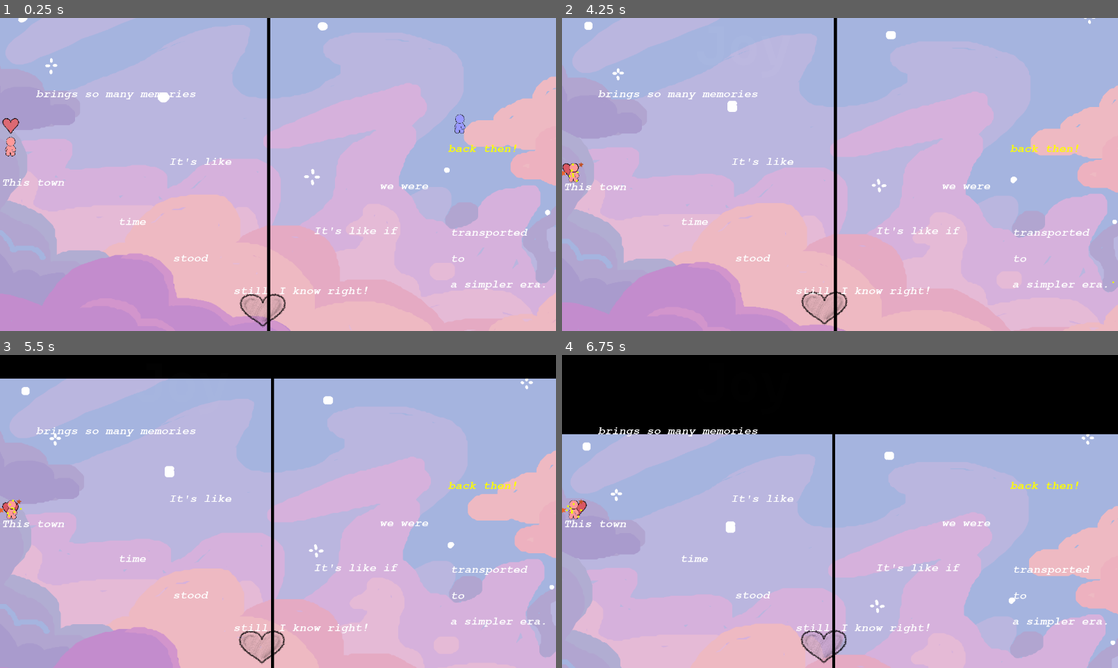
Above: before the commit, frames 1-4 (two rows, left to right).
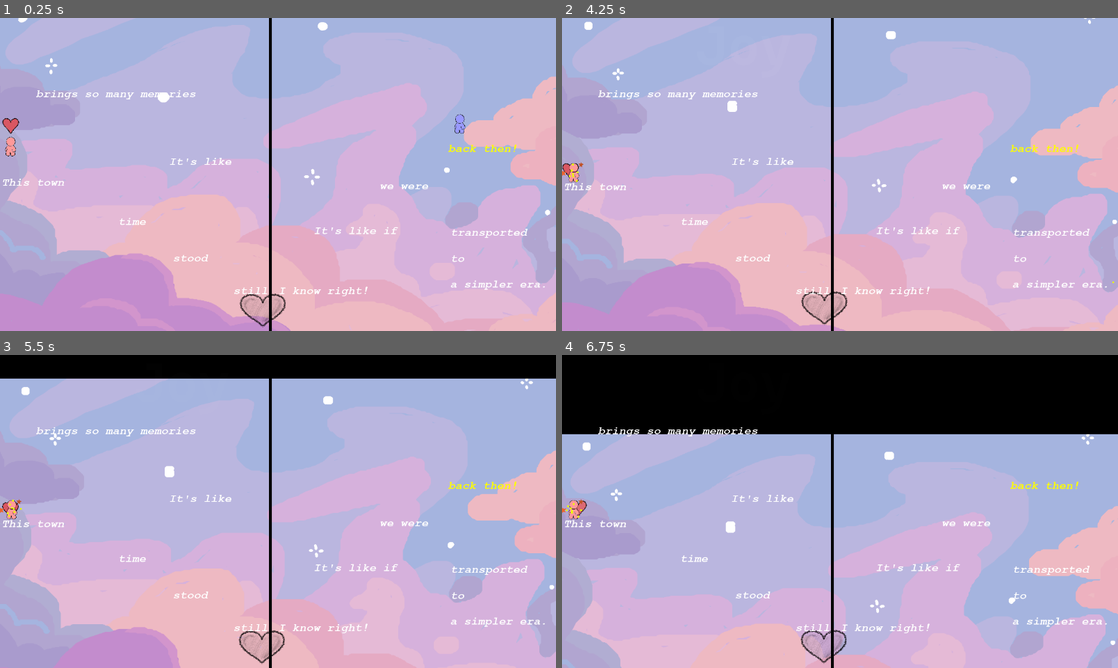
Above: after the commit, the same moments.

Repository: NitroGuy10/Chillennium2023
Game: Godot game, scene res://assets/Objects/Game.tscn
Two runs of this game, one before a commit and one after it. Both use one fixed random seed, a clock stepped at 60 frames per second and the inputs below.
Inputs:
- Up to frame 1 (0.25 s): no input
- Up to frame 2 (4.25 s): hold Right (ui_right) 0.53-2.03 s; tap Shift (dash) every 0.75 s from 0.6 to 3.6 s; tap Up (ui_up) at 0.77, 1.52, 3.02, 3.77 s; hold Left (ui_left) 2.03-2.78 s; hold Right (ui_right) from 2.78 s (still down)
- Up to frame 3 (5.5 s): release Right (ui_right) at 4.28 s; hold Left (ui_left) 4.28-5.03 s; tap Shift (dash) at 4.35, 5.1 s; tap Up (ui_up) at 4.52 s; hold Right (ui_right) from 5.03 s (still down)
- Up to frame 4 (6.75 s): release Right (ui_right) at 5.78 s; hold Left (ui_left) from 5.78 s (still down); tap Shift (dash) at 5.85, 6.6 s; tap Up (ui_up) at 6.02 s

The runs differ from the first frame. In frame 1, 0.6% of the frame differs, in the area x 0-49%, y 0-100%; in frame 2, 1.1%, in the area x 48-50%, y 0-100%; in frame 3, 0.8%; in frame 4, 0.4%.

Commit message:
some fixes

Diff:
--- a/assets/Levels/Level1.tscn
+++ b/assets/Levels/Level1.tscn
@@ -13,8 +13,9 @@
 
 [node name="Background" parent="." instance=ExtResource( 1 )]
 
-[node name="Separator" parent="Background" instance=ExtResource( 4 )]
-position = Vector2( -25.6843, -115.955 )
+[node name="Separator" parent="." instance=ExtResource( 4 )]
+position = Vector2( 622.106, 276.328 )
+scale = Vector2( 0.716146, 0.712963 )
 
 [node name="HeartHandoff" parent="." instance=ExtResource( 6 )]
 position = Vector2( 604, 673 )
--- a/assets/Levels/Level2.tscn
+++ b/assets/Levels/Level2.tscn
@@ -84,7 +84,7 @@
 [node name="Background" parent="." instance=ExtResource( 1 )]
 position = Vector2( 635, 353 )
 frames = SubResource( 1 )
-frame = 35
+frame = 46
 
 [node name="HeartHandoff" parent="." instance=ExtResource( 130 )]
 position = Vector2( 617, 159 )
--- a/assets/Levels/Level3.tscn
+++ b/assets/Levels/Level3.tscn
@@ -31,7 +31,7 @@
 [node name="Background" parent="." instance=ExtResource( 1 )]
 position = Vector2( 639, 357 )
 frames = SubResource( 2 )
-frame = 2
+frame = 1
 
 [node name="HeartHandoff" parent="." instance=ExtResource( 7 )]
 position = Vector2( 630, 75 )
@@ -119,12 +119,12 @@
 [node name="PathFollow2D" parent="DistressPlatform/Path2D" index="0"]
 position = Vector2( 73.2409, 0 )
 
-[node name="Exit" parent="DistressPlatform" instance=ExtResource( 8 )]
-position = Vector2( 1025, -19 )
-
 [node name="WordPlatformInteractable13" parent="." instance=ExtResource( 3 )]
 position = Vector2( 639, 99 )
 textString = "I know it's hard to be here"
+
+[node name="Exit" parent="." instance=ExtResource( 8 )]
+position = Vector2( 1246, 637 )
 
 [editable path="WordPlatformInteractable7"]
 [editable path="WordPlatformInteractable7/WordPlatformText"]
--- a/assets/Levels/Level4.tscn
+++ b/assets/Levels/Level4.tscn
@@ -50,7 +50,7 @@
 [node name="Background" parent="." instance=ExtResource( 4 )]
 position = Vector2( 640, 361 )
 frames = SubResource( 3 )
-frame = 9
+frame = 12
 
 [node name="Exit" parent="." instance=ExtResource( 25 )]
 position = Vector2( 955, 459 )
@@ -111,7 +111,7 @@
 textString = "really really hurts and"
 
 [node name="WordPlatformInteractable14" parent="." instance=ExtResource( 5 )]
-position = Vector2( 670, 146 )
+position = Vector2( 659, 192 )
 rotation = 0.00109646
 textString = "what happened"
 
@@ -140,7 +140,7 @@
 position = Vector2( 71.2343, -19 )
 
 [node name="WordPlatformInteractable16" parent="." instance=ExtResource( 5 )]
-position = Vector2( 881, 124 )
+position = Vector2( 834, 151 )
 textString = "forget"
 enableEmotion = true
 impartAnger = true
@@ -151,8 +151,14 @@
 textString = "go."
 
 [node name="Separator2" parent="." instance=ExtResource( 6 )]
-position = Vector2( 646, 514 )
+position = Vector2( 641, 589 )
 rotation = 0.00109646
+scale = Vector2( 1, -0.0799551 )
+
+[node name="Separator3" parent="." instance=ExtResource( 6 )]
+position = Vector2( 642, -82 )
+rotation = 0.00109646
+scale = Vector2( 1, -0.0799551 )
 
 [editable path="DistressPlatform"]
 [editable path="DistressPlatform/Path2D/PathFollow2D/WordPlatformInteractable"]
--- a/assets/Levels/Level5.tscn
+++ b/assets/Levels/Level5.tscn
@@ -39,7 +39,7 @@
 [node name="Background" parent="." instance=ExtResource( 10 )]
 position = Vector2( 640, 361 )
 frames = SubResource( 3 )
-frame = 1
+frame = 13
 
 [node name="Exit" parent="." instance=ExtResource( 7 )]
 position = Vector2( 1141, 803.25 )
--- a/assets/Levels/Level6.tscn
+++ b/assets/Levels/Level6.tscn
@@ -39,7 +39,7 @@
 [node name="Background" parent="." instance=ExtResource( 2 )]
 position = Vector2( 640, 361 )
 frames = SubResource( 3 )
-frame = 14
+frame = 2
 
 [node name="HeartHandoff" parent="." instance=ExtResource( 6 )]
 position = Vector2( 667, 553 )
--- a/assets/Levels/Level7.tscn
+++ b/assets/Levels/Level7.tscn
@@ -39,7 +39,7 @@
 [node name="Background" parent="." instance=ExtResource( 8 )]
 position = Vector2( 640, 361 )
 frames = SubResource( 3 )
-frame = 7
+frame = 8
 
 [node name="Exit" parent="." instance=ExtResource( 4 )]
 position = Vector2( 1330, 73.0001 )
--- a/assets/Levels/Level8.tscn
+++ b/assets/Levels/Level8.tscn
@@ -38,7 +38,7 @@
 [node name="Background" parent="." instance=ExtResource( 8 )]
 position = Vector2( 640, 361 )
 frames = SubResource( 3 )
-frame = 1
+frame = 13
 
 [node name="Exit" parent="." instance=ExtResource( 4 )]
 position = Vector2( 1330, 73.0001 )
--- a/assets/Levels/Level9.tscn
+++ b/assets/Levels/Level9.tscn
@@ -38,6 +38,7 @@
 [node name="Background" parent="." instance=ExtResource( 7 )]
 position = Vector2( 640, 361 )
 frames = SubResource( 3 )
+frame = 3
 
 [node name="Exit" parent="." instance=ExtResource( 4 )]
 position = Vector2( 1494, 34 )
--- a/assets/Objects/Exit.gd
+++ b/assets/Objects/Exit.gd
@@ -20,5 +20,4 @@
 
 	for body in $Area2D.get_overlapping_bodies():
 		if "Player" in body.name:
-			get_parent().get_parent().get_parent().levelNum += 1
-			get_parent().get_parent().get_parent()._on_death()
+			get_parent().get_parent().get_parent()._on_death(true)
--- a/assets/Objects/Game.gd
+++ b/assets/Objects/Game.gd
@@ -37,6 +37,9 @@
 #	pass
 
 func reload_scene():
+	if levelNum == 9:
+		$AudioStreamPlayer.stop()
+
 	for i in range(0, $Level.get_child_count()):
 		$Level.get_child(i).queue_free()
 
@@ -44,8 +47,10 @@
 
 	$Level.add_child(levelInstance)
 
-func _on_death():
+func _on_death(win = false):
 	if not transitioning:
+		if win:
+			levelNum += 1
 		transitioning = true
 		player_vars.exitOpen = false
 		add_child(transition.instance())
--- a/assets/Objects/Player.tscn
+++ b/assets/Objects/Player.tscn
@@ -251,7 +251,7 @@
 [node name="AnimatedSprite" type="AnimatedSprite" parent="Heart"]
 scale = Vector2( 0.5, 0.5 )
 frames = SubResource( 3 )
-frame = 8
+frame = 7
 playing = true
 
 [node name="PlayerKinematicBody2D" type="KinematicBody2D" parent="."]
--- a/assets/Objects/PlayerMovement.gd
+++ b/assets/Objects/PlayerMovement.gd
@@ -53,13 +53,13 @@
 
 	if velocity.x > 0:
 		$AnimatedSprite.scale.x = -0.5
-		if player_vars.currentEmotion == "happiness":
+		if player_vars.currentEmotion == "happiness" || player_vars.currentEmotion == "hope":
 			$AnimatedSprite.position.x = 117
 		else:
 			$AnimatedSprite.position.x = 56
 	else:
 		$AnimatedSprite.scale.x = 0.5
-		if player_vars.currentEmotion == "happiness":
+		if player_vars.currentEmotion == "happiness" || player_vars.currentEmotion == "hope":
 			$AnimatedSprite.position.x = -122
 		else:
 			$AnimatedSprite.position.x = -64
--- a/assets/Objects/PushableWord.gd
+++ b/assets/Objects/PushableWord.gd
@@ -20,9 +20,11 @@
 
 	var textBounds = richTextLabel.get_font("normal_font").get_string_size(richTextLabel.text) / 2
 	$RigidBody2D/CollisionShape2D.scale = textBounds
-	$RigidBody2D/CollisionShape2D.position = Vector2(textBounds.x, textBounds.y - 10)
-	$RigidBody2D/Area2D/CollisionShape2D.scale = textBounds * 1.1
-	$RigidBody2D/Area2D/CollisionShape2D.position = Vector2(textBounds.x, textBounds.y - 10)
+	$RigidBody2D/CollisionShape2D.scale.y = 10
+	$RigidBody2D/CollisionShape2D.position = Vector2(textBounds.x, textBounds.y - 15)
+	$RigidBody2D/Area2D/CollisionShape2D.scale.x = textBounds.x
+	$RigidBody2D/Area2D/CollisionShape2D.scale.y = textBounds.y * 1.1
+	$RigidBody2D/Area2D/CollisionShape2D.position = Vector2(textBounds.x, textBounds.y - 15)
 
 
 
--- a/assets/Objects/Separator.tscn
+++ b/assets/Objects/Separator.tscn
@@ -16,7 +16,7 @@
 texture = ExtResource( 1 )
 
 [node name="StaticBody2D" type="StaticBody2D" parent="Node2D"]
-collision_layer = 129
+collision_layer = 128
 
 [node name="CollisionShape2D" type="CollisionShape2D" parent="Node2D/StaticBody2D"]
 visible = false
Binary file added: assets/Sprites/dissolve into heart.gif
